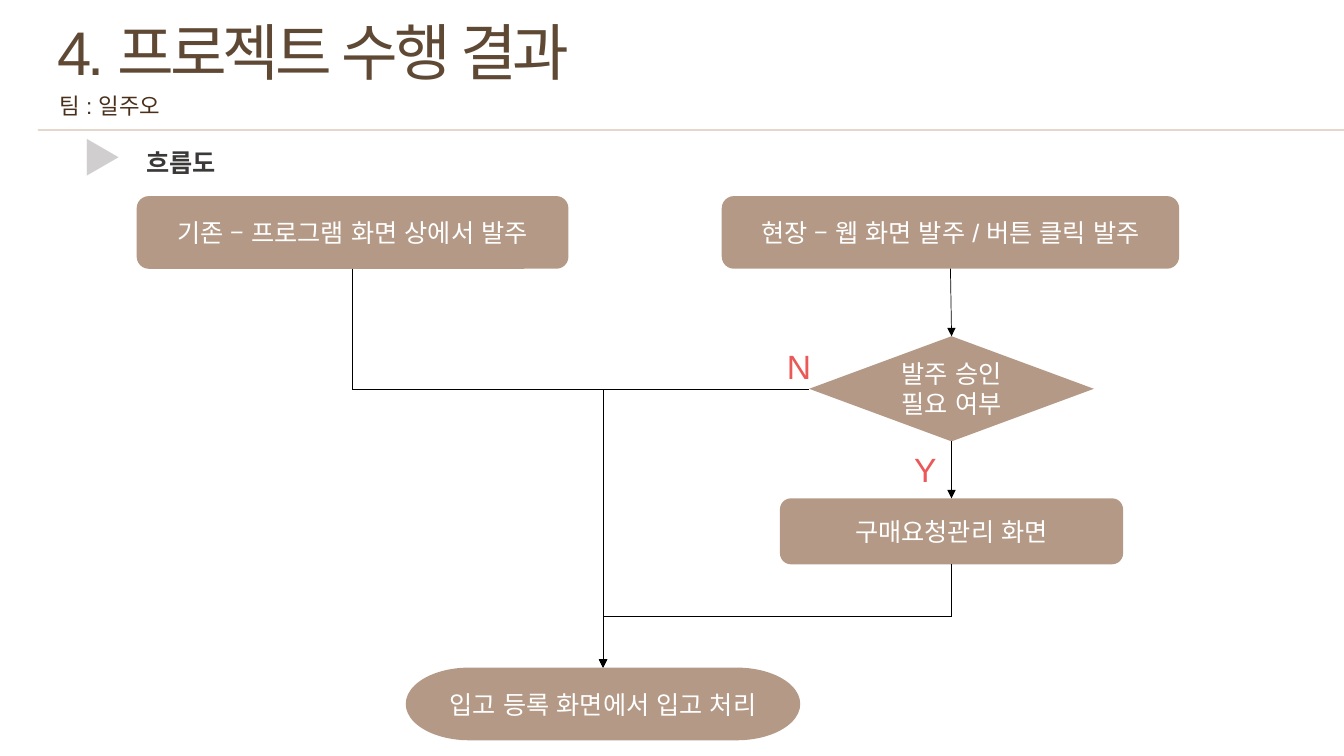
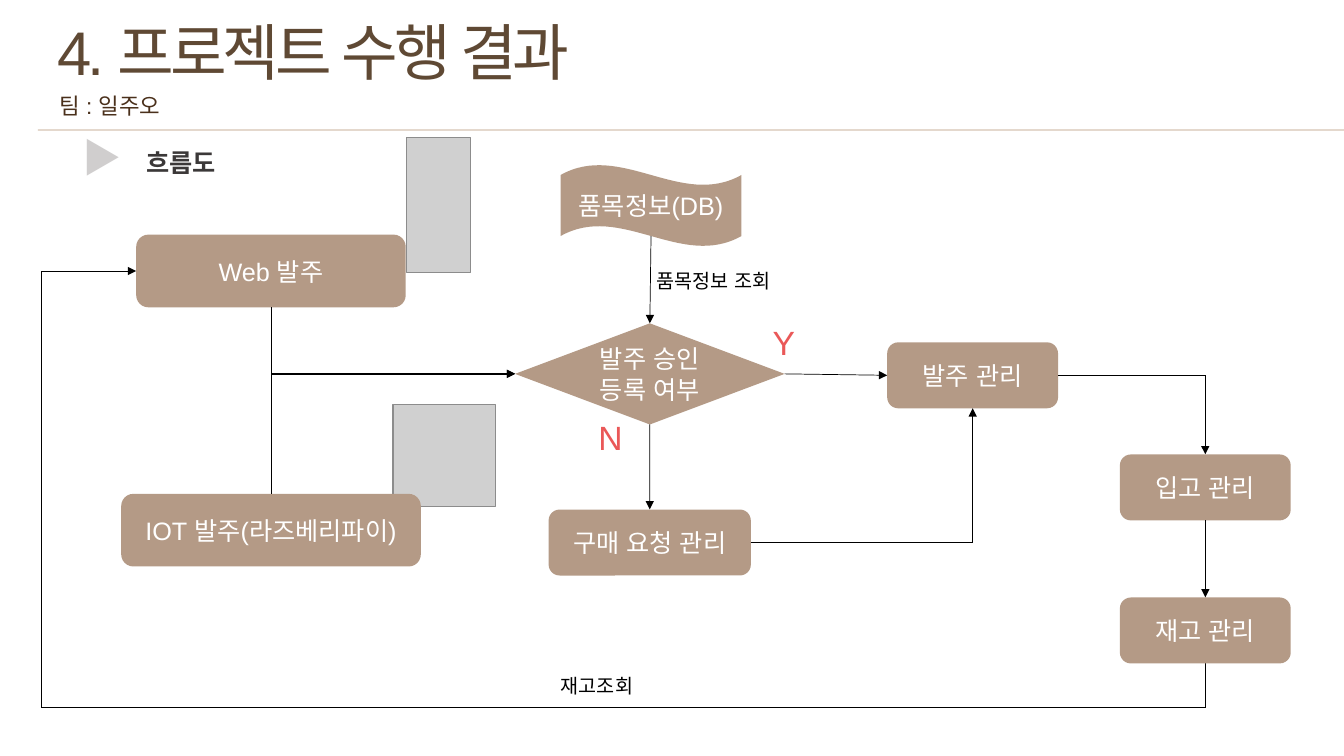
Before and after one commit to Haecms/TEST, a slide deck: slide 6 of 보고서.pptx. Drawn at 1344x756 pixels with LibreOffice and Linux fonts; fonts in the diff are those of the drawing; grey boxes stand for pictures. Boxes give left, top, right and bottom in pixels: in the first picture for what was removed or moved away, otherwise in the second. Text is boxed around its words. In the diff, an @@ line names an element or a change of style, - is before the commit and + after.

```diff
--- a/보고서.pptx
+++ b/보고서.pptx
@@ picture added at <box>406,138,471,273</box> @@
@@ wave added at <box>561,164,741,246</box>, fill #B49A86, 18 pt, text #FFFFFF @@
+품목정보(DB)
@@ rounded rectangle "Web 발주": place and size @@
-rounded rectangle "Web 발주" at <box>137,197,569,269</box>
+rounded rectangle "Web 발주" at <box>136,235,405,308</box>
@@ arrow added from (651, 236) to (650, 324), #000000 0.5 pt @@
@@ text in rounded rectangle at <box>219,260,323,283</box>: text changed @@
-기존 – 프로그램 화면 상에서 발주
+Web 발주
@@ elbow arrow moved from (952, 565) - (603, 667) to (1206, 663) - (136, 271) @@
@@ text added at <box>657,271,770,290</box>, 14 pt, text #000000 @@
+품목정보 조회
@@ elbow arrow moved from (353, 269) - (603, 667) to (271, 308) - (515, 374) @@
@@ diamond "발주 승인 등록 여부": place and size @@
-diamond "발주 승인 등록 여부" at <box>810,337,1094,442</box>
+diamond "발주 승인 등록 여부" at <box>515,324,784,424</box>
@@ text "Y": place and size @@
-text "Y" at <box>914,459,936,482</box>
+text "Y" at <box>773,332,795,355</box>
@@ text in diamond at <box>600,347,699,401</box>: text changed @@
-발주 승인 필요 여부
+발주 승인 등록 여부
@@ rounded rectangle added at <box>887,343,1059,408</box>, fill #B49A86, 18 pt, text #FFFFFF @@
+발주 관리
@@ elbow arrow moved from (810, 389) - (603, 667) to (271, 494) - (515, 374) @@
@@ arrow added from (784, 374) to (887, 375), #000000 0.5 pt @@
@@ elbow arrow added from (1059, 375) to (1206, 455), #000000 0.5 pt @@
@@ picture added at <box>393,404,495,506</box> @@
@@ text "N": place and size @@
-text "N" at <box>787,356,811,379</box>
+text "N" at <box>598,427,622,450</box>
@@ elbow arrow moved from (952, 442) - (952, 498) to (751, 542) - (973, 408) @@
@@ arrow added from (650, 424) to (650, 509), #000000 0.5 pt @@
@@ rounded rectangle added at <box>1120,455,1292,520</box>, fill #B49A86, 18 pt, text #FFFFFF @@
+입고 관리
@@ rounded rectangle "IOT 발주(라즈베리파이)": place and size @@
-rounded rectangle "IOT 발주(라즈베리파이)" at <box>722,197,1180,269</box>
+rounded rectangle "IOT 발주(라즈베리파이)" at <box>121,494,420,567</box>
@@ rounded rectangle "구매 요청 관리": place and size @@
-rounded rectangle "구매 요청 관리" at <box>780,498,1123,564</box>
+rounded rectangle "구매 요청 관리" at <box>548,509,751,575</box>
@@ text in rounded rectangle at <box>145,519,396,545</box>: text changed @@
-현장 – 웹 화면 발주 / 버튼 클릭 발주
+IOT 발주(라즈베리파이)
@@ text in rounded rectangle at <box>573,531,726,554</box>: text changed @@
-구매요청관리 화면
+구매 요청 관리
@@ arrow moved from (951, 269) - (952, 337) to (1206, 520) - (1206, 598) @@
@@ rounded rectangle added at <box>1120,598,1292,663</box>, fill #B49A86, 18 pt, text #FFFFFF @@
+재고 관리
@@ pill shape removed at <box>406,667,801,740</box> @@
-입고 등록 화면에서 입고 처리
@@ text added at <box>561,676,633,695</box>, 14 pt, text #000000 @@
+재고조회
```
Also in this commit, not shown: 2 other slides changed, 1 slide added, 21 slides removed, 7 other files.
